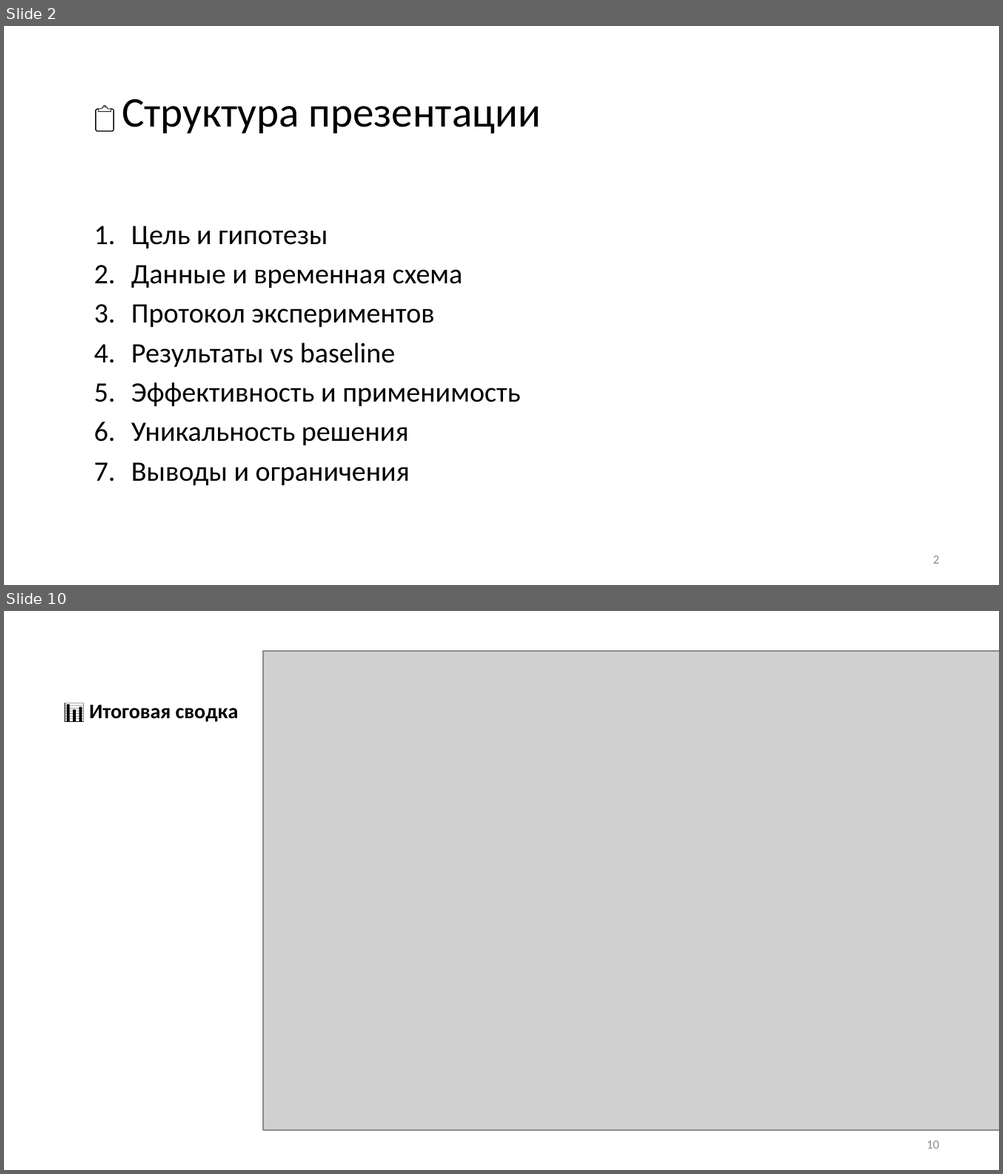
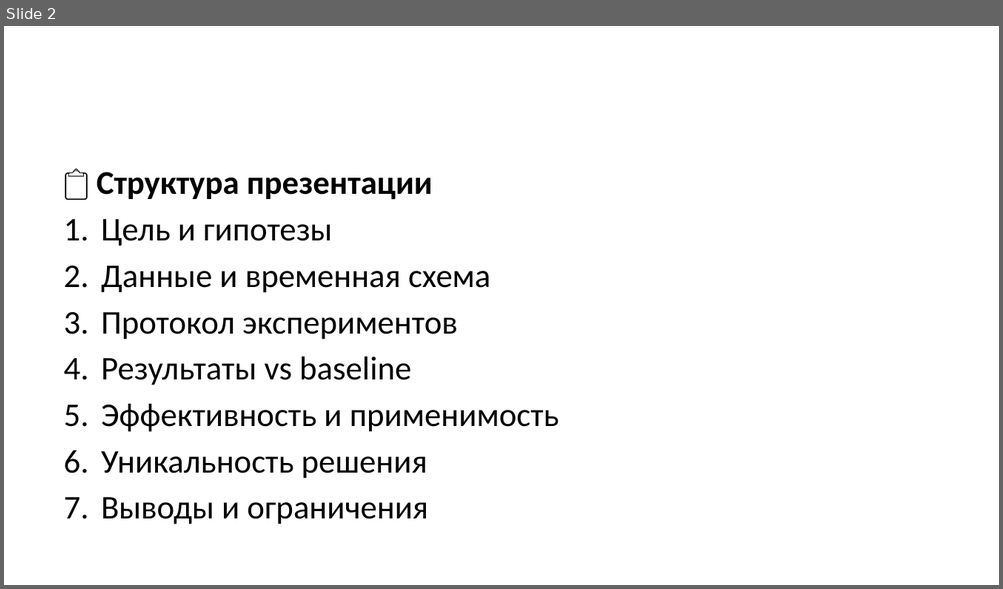
Before and after one commit to sokanaid/finnam-forecast-pulsetech, a slide deck: PITCH_PRESENTATION.pptx. Shown one above the other, each under a label of ours: slides 2 and 10 before the commit, slide 2 after it; the slides between them are not shown. The pictures are 1003x1174 and 1003x589 pixels, drawn with LibreOffice and Linux fonts; fonts in the diff are those of the drawing; grey boxes stand for pictures. Boxes give left, top, right and bottom in pixels: in the first picture for what was removed or moved away, otherwise in the second. Text is boxed around its words. In the diff, an @@ line names an element or a change of style, - is before the commit and + after.

```diff
--- a/PITCH_PRESENTATION.pptx
+++ b/PITCH_PRESENTATION.pptx
@@ slide 10 removed at (4, 611, 999, 1170), background #FFFFFF @@
@@ picture removed at (262, 651, 999, 1130) @@
@@ title removed at (89, 705, 170, 719) @@
-📊 Итоговая сводка
@@ page number removed at (926, 1141, 939, 1149) @@
-10
@@ slide 2 changed as well @@
@@ text "📋 Структура презентации": place and size @@
-text "📋 Структура презентации" at (122, 99, 540, 486)
+text "📋 Структура презентации" at (96, 172, 559, 525)
@@ text "📋 Структура презентации" at (96, 172, 559, 525): size 20.4 to 24 pt in "📋", "Цель и гипотезы", "Данные и временная схема", "Протокол экспериментов" and 4 more places; size 30.6 to 24 pt, bold on in "Структура презентации" @@
@@ page number removed at (933, 556, 939, 564) @@
-2
```
Also in this commit, not shown: 8 other slides changed, 8 slides added, 3 other slides removed, 1 other file.
